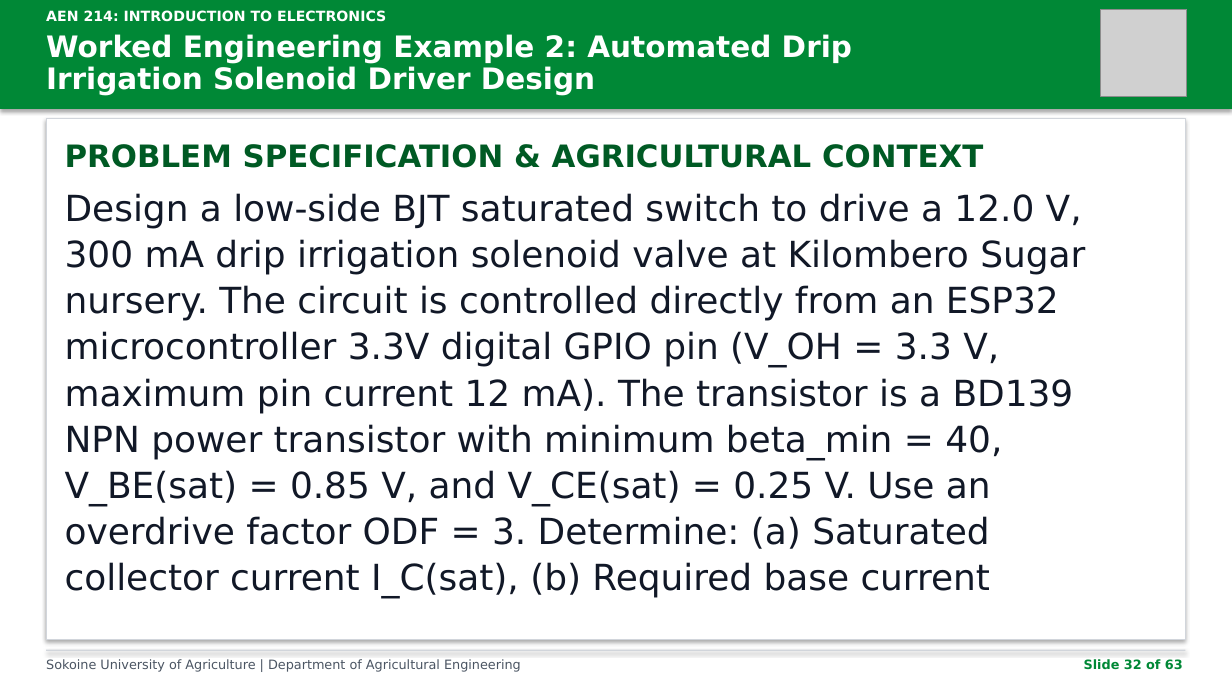
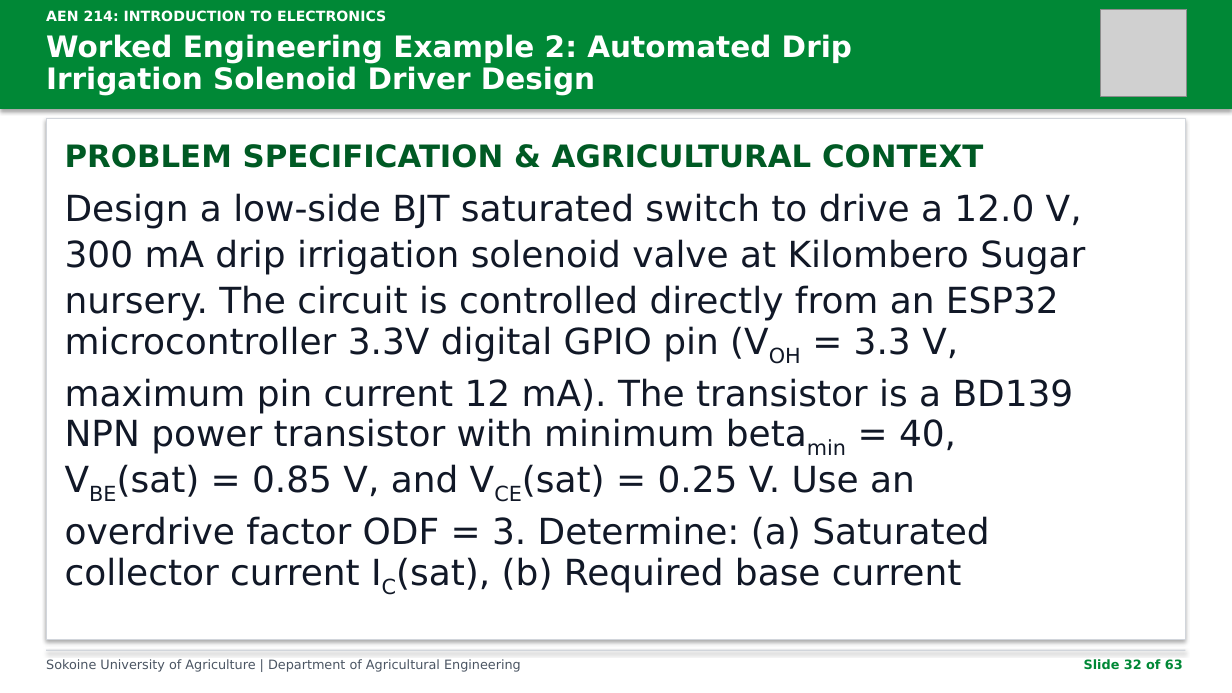
Before and after one commit to kadefue/Course_Notes, a slide deck: slide 32 of AEN 214/Lectures/AEN_214_Lecture_5.pptx. Drawn at 1232x693 pixels with LibreOffice and Linux fonts; fonts in the diff are those of the drawing; grey boxes stand for pictures. Boxes give left, top, right and bottom in pixels: in the first picture for what was removed or moved away, otherwise in the second. Text is boxed around its words. In the diff, an @@ line names an element or a change of style, - is before the commit and + after.

```diff
--- a/AEN 214/Lectures/AEN_214_Lecture_5.pptx
+++ b/AEN 214/Lectures/AEN_214_Lecture_5.pptx
@@ text at box(65, 193, 1085, 593): text changed @@
-Design a low-side BJT saturated switch to drive a 12.0 V,
-300 mA drip irrigation solenoid valve at Kilombero Sugar
-nursery. The circuit is controlled directly from an ESP32
-microcontroller 3.3V digital GPIO pin (V_OH = 3.3 V,
-maximum pin current 12 mA). The transistor is a BD139
-NPN power transistor with minimum beta_min = 40,
-V_BE(sat) = 0.85 V, and V_CE(sat) = 0.25 V. Use an
-overdrive factor ODF = 3. Determine: (a) Saturated
-collector current I_C(sat), (b) Required base current
+Design a low-side BJT saturated switch to drive a 12.0 V,
+300 mA drip irrigation solenoid valve at Kilombero Sugar
+nursery. The circuit is controlled directly from an ESP32
+microcontroller 3.3V digital GPIO pin (VOH = 3.3 V,
+maximum pin current 12 mA). The transistor is a BD139
+NPN power transistor with minimum betamin = 40,
+VBE(sat) = 0.85 V, and VCE(sat) = 0.25 V. Use an
+overdrive factor ODF = 3. Determine: (a) Saturated
+collector current IC(sat), (b) Required base current
```
Also in this commit, not shown: 44 other slides changed, 20 other files.
